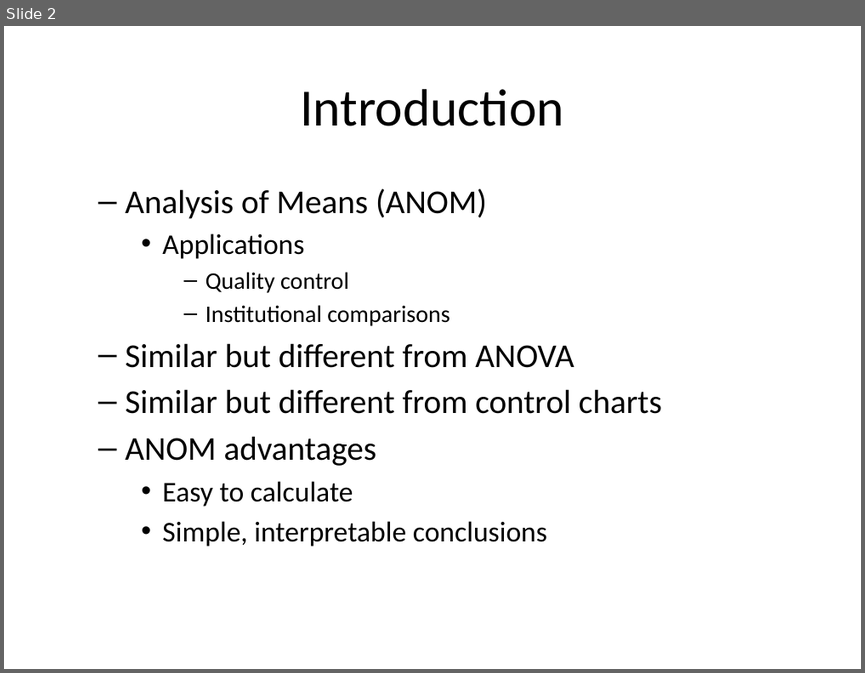
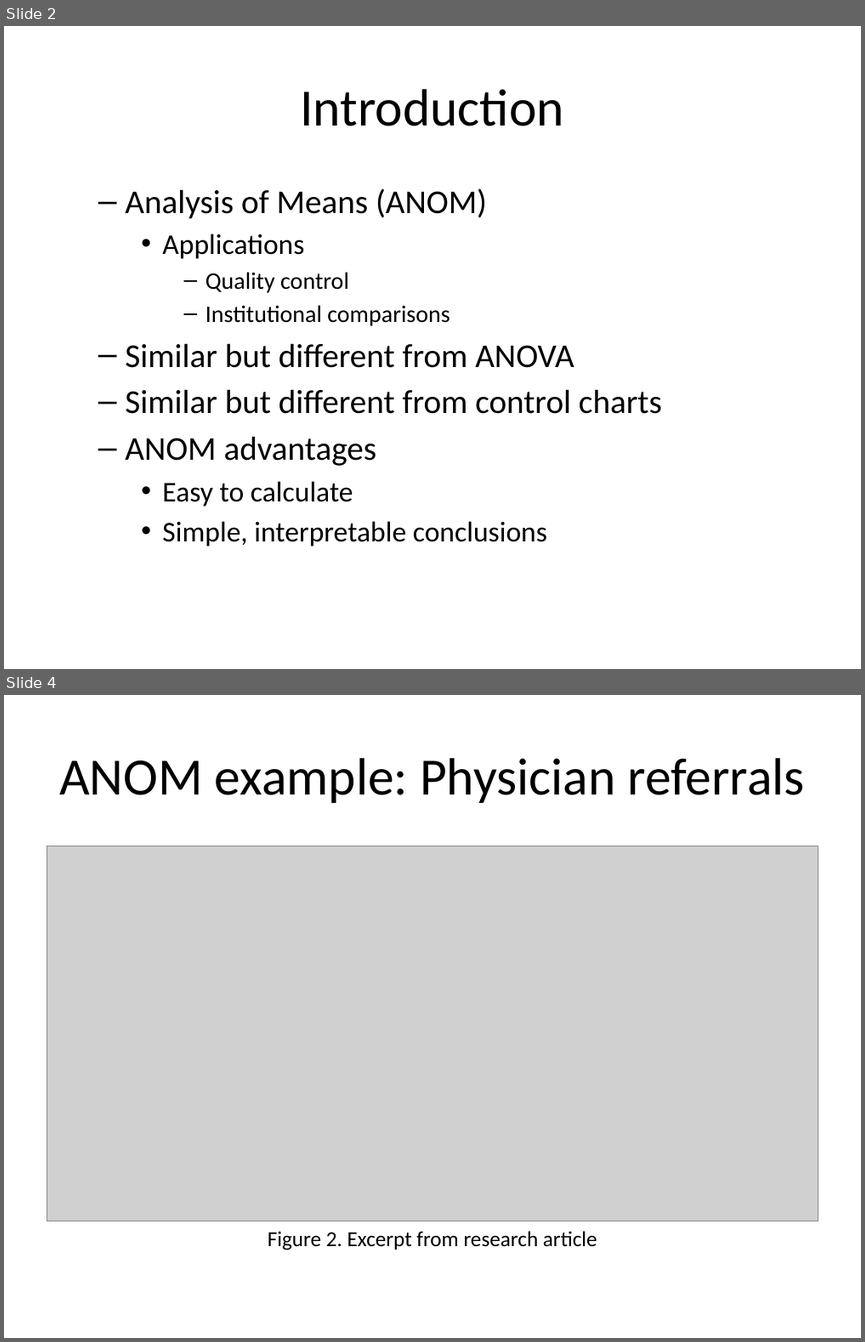
Before and after one commit to pmean/papers-and-presentations, a slide deck: anom/anom-talk.pptx. Shown one above the other, each under a label of ours: slide 2 before the commit, slides 2 and 4 after it; the slides between them are not shown. The pictures are 865x673 and 865x1342 pixels, drawn with LibreOffice and Linux fonts; fonts in the diff are those of the drawing; grey boxes stand for pictures. Boxes give left, top, right and bottom in pixels: in the first picture for what was removed or moved away, otherwise in the second. Text is boxed around its words. In the diff, an @@ line names an element or a change of style, - is before the commit and + after.

```diff
--- a/anom/anom-talk.pptx
+++ b/anom/anom-talk.pptx
@@ slide 4 added at <box>4,695,861,1338</box>, background #FFFFFF @@
@@ title added at <box>59,758,805,803</box>, 44 pt, text #000000 @@
+ANOM example: Physician referrals
@@ picture added at <box>46,845,818,1221</box> @@
@@ text added at <box>268,1231,597,1250</box>, 18 pt, text #000000 @@
+Figure 2. Excerpt from research article
```
Also in this commit, not shown: 2 slides changed, 6 other slides added, 3 slides removed, 9 other files.
